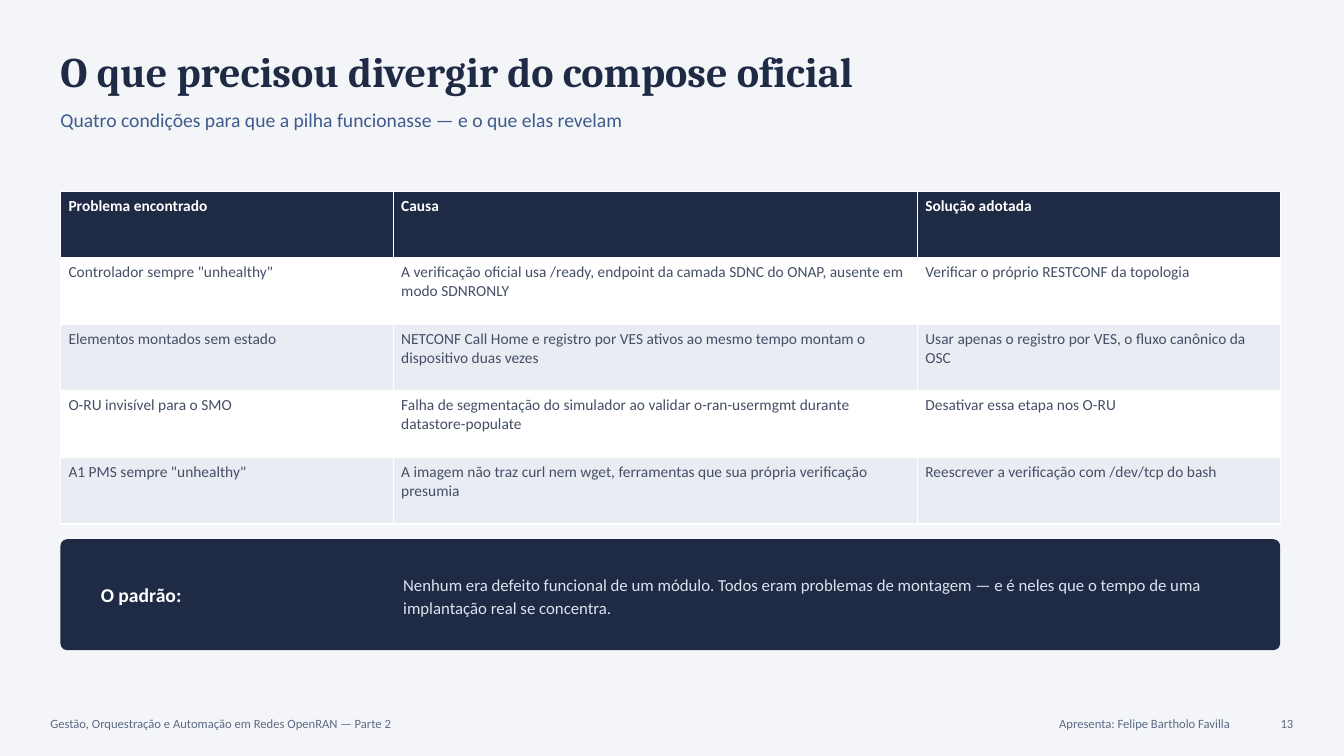
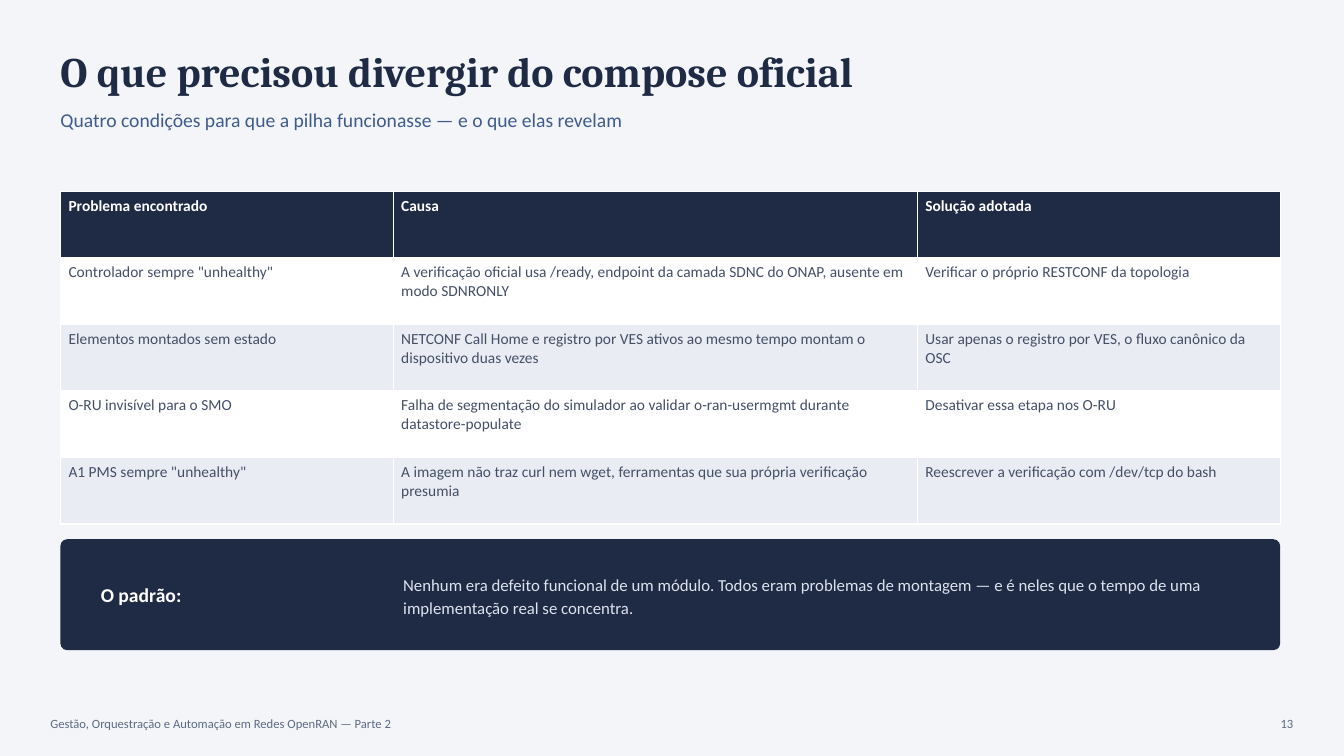
Before and after one commit to felipefavilla/smo-openran, a slide deck: slide 13 of docs/Apresentacao_Parte2_SMO_OpenRAN.pptx. Drawn at 1344x756 pixels with LibreOffice and Linux fonts; fonts in the diff are those of the drawing. Boxes give left, top, right and bottom in pixels: in the first picture for what was removed or moved away, otherwise in the second. Text is boxed around its words. In the diff, an @@ line names an element or a change of style, - is before the commit and + after.

```diff
--- a/docs/Apresentacao_Parte2_SMO_OpenRAN.pptx
+++ b/docs/Apresentacao_Parte2_SMO_OpenRAN.pptx
@@ text at (x1=403, y1=579, x2=1200, y2=617): text changed @@
-Nenhum era defeito funcional de um módulo. Todos eram problemas de montagem — e é neles que o tempo de uma implantação real se concentra.
+Nenhum era defeito funcional de um módulo. Todos eram problemas de montagem — e é neles que o tempo de uma implementação real se concentra.
@@ text removed at (x1=1059, y1=719, x2=1230, y2=730) @@
-Apresenta: Felipe Bartholo Favilla
```
Also in this commit, not shown: 16 other slides changed, 27 other files.
